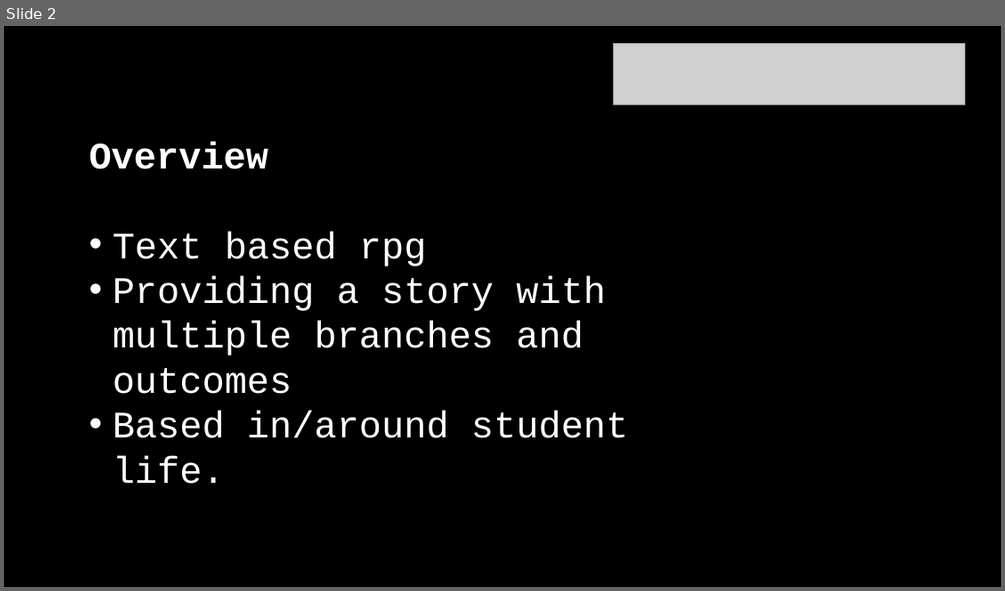
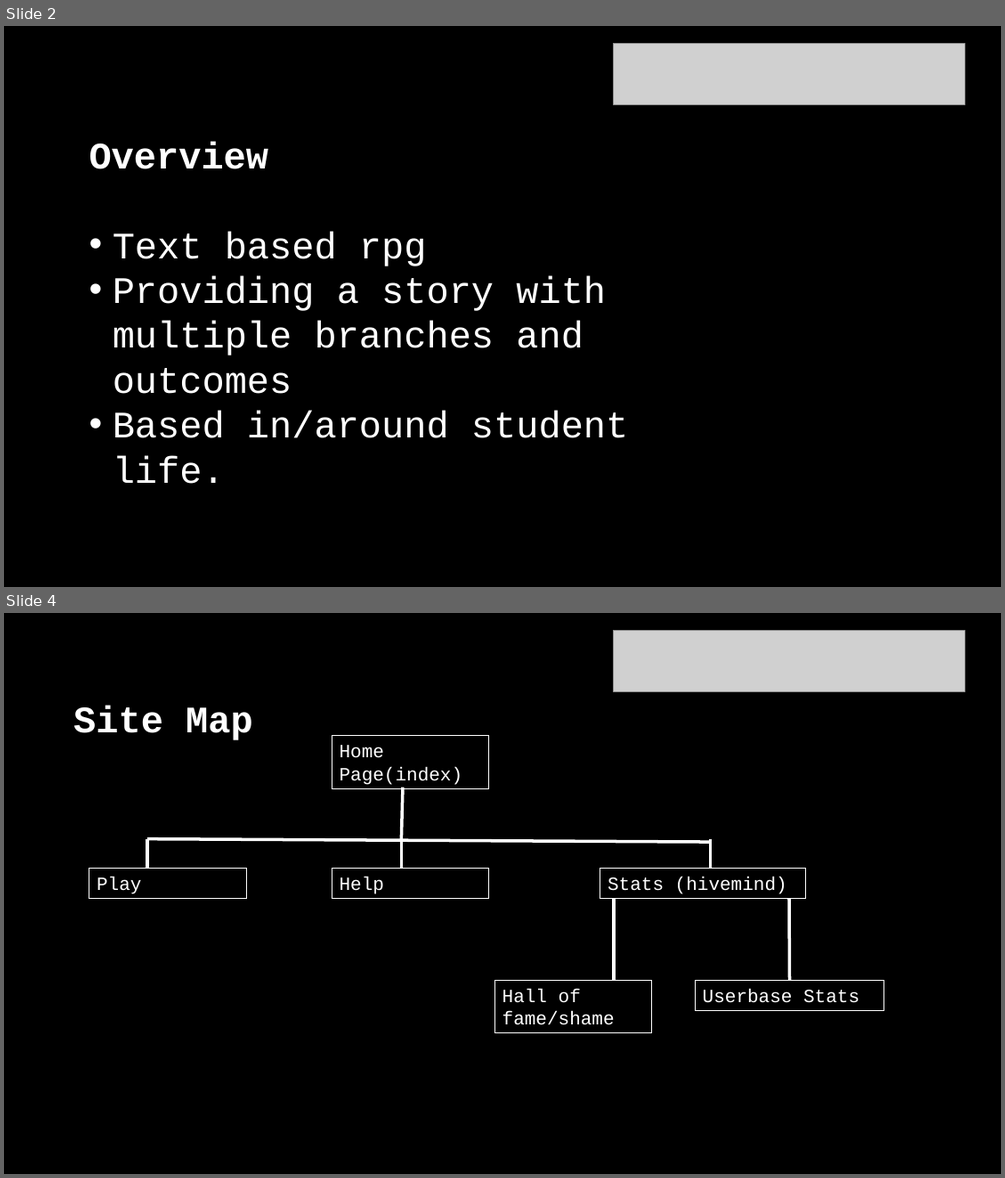
Before and after one commit to christophermcfadyen/glasgowrpg, a slide deck: chris pres.pptx. Shown one above the other, each under a label of ours: slide 2 before the commit, slides 2 and 4 after it; the slides between them are not shown. The pictures are 1005x591 and 1005x1178 pixels, drawn with LibreOffice and Linux fonts; fonts in the diff are those of the drawing; grey boxes stand for pictures. Boxes give left, top, right and bottom in pixels: in the first picture for what was removed or moved away, otherwise in the second. Text is boxed around its words. In the diff, an @@ line names an element or a change of style, - is before the commit and + after.

```diff
--- a/chris pres.pptx
+++ b/chris pres.pptx
@@ slide 4 added at [4, 613, 1001, 1174], background #000000 @@
@@ picture added at [614, 630, 964, 691] @@
@@ text added at [73, 705, 253, 740], 36 pt, text #FFFFFF, bold @@
+Site Map
@@ rectangle added at [332, 736, 488, 788], outline #FFFFFF 0.75 pt, 18 pt, text #FFFFFF @@
+Home Page(index)
@@ line added from (403, 787) to (401, 842), #FFFFFF 3 pt @@
@@ line added from (147, 839) to (709, 842), #FFFFFF 3 pt @@
@@ line added from (147, 839) to (147, 868), #FFFFFF 3 pt @@
@@ line added from (401, 839) to (401, 868), #FFFFFF 3 pt @@
@@ line added from (711, 839) to (711, 868), #FFFFFF 3 pt @@
@@ rectangle added at [89, 868, 246, 898], outline #FFFFFF 0.75 pt, 18 pt, text #FFFFFF @@
+Play
@@ rectangle added at [332, 868, 488, 898], outline #FFFFFF 0.75 pt, 18 pt, text #FFFFFF @@
+Help
@@ rectangle added at [600, 868, 805, 898], outline #FFFFFF 0.75 pt, 18 pt, text #FFFFFF @@
+Stats (hivemind)
@@ line added from (614, 898) to (614, 981), #FFFFFF 3 pt @@
@@ line added from (789, 898) to (790, 981), #FFFFFF 3 pt @@
@@ rectangle added at [494, 981, 652, 1033], outline #FFFFFF 0.75 pt, 18 pt, text #FFFFFF @@
+Hall of fame/shame
@@ rectangle added at [695, 981, 884, 1010], outline #FFFFFF 0.75 pt, 18 pt, text #FFFFFF @@
+Userbase Stats
```
Also in this commit, not shown: 2 other slides added, 1 slide removed.
